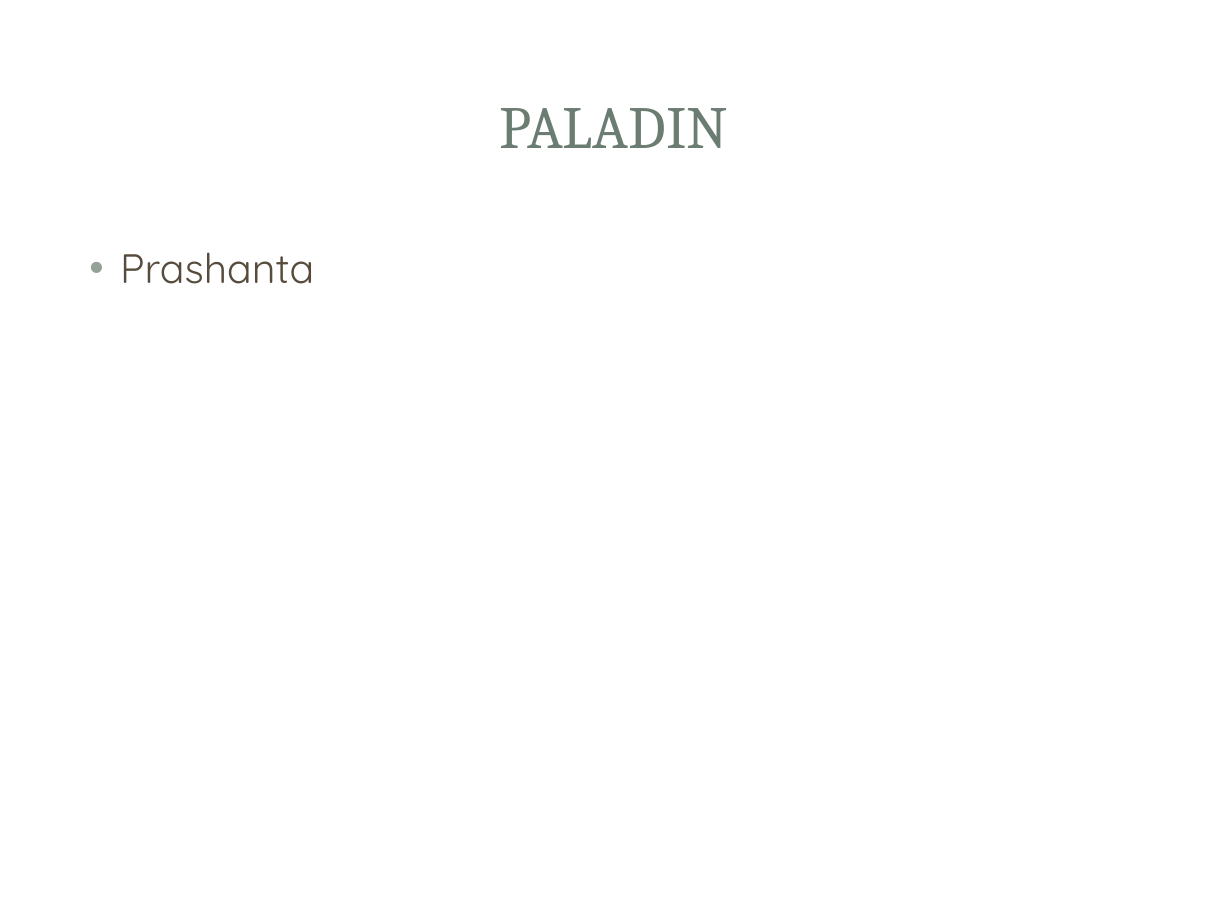
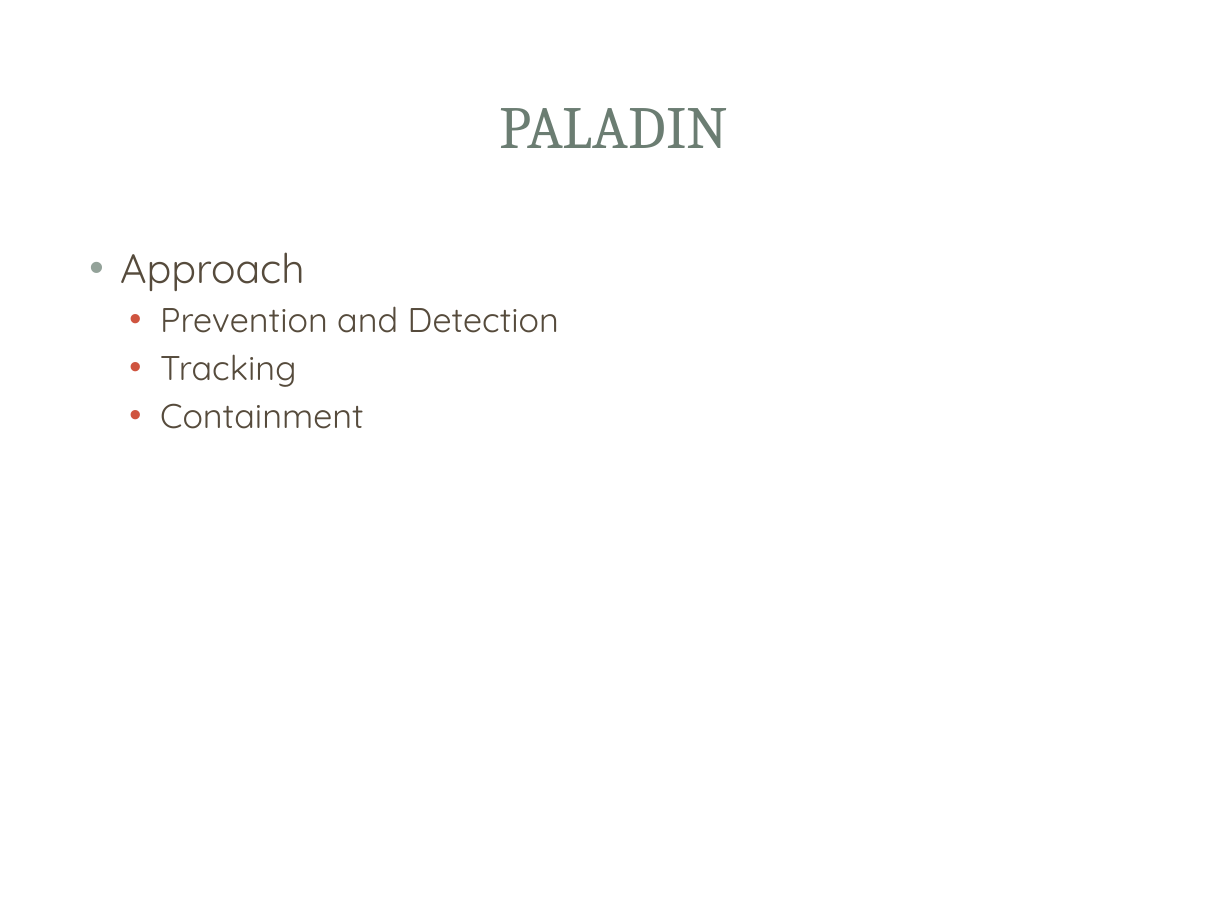
Before and after one commit to mjmalkowski11023/Computer-Security-2013, a slide deck: slide 12 of VMBR_Presentation.pptx. Drawn at 1232x924 pixels with LibreOffice and Linux fonts; fonts in the diff are those of the drawing; background and template pictures are left out. Boxes give left, top, right and bottom in pixels: in the first picture for what was removed or moved away, otherwise in the second. Text is boxed around its words. In the diff, an @@ line names an element or a change of style, - is before the commit and + after.

Commit message:
added paladin section

```diff
--- a/VMBR_Presentation.pptx
+++ b/VMBR_Presentation.pptx
@@ text at box(120, 252, 559, 429): text changed; size 24 to 20 pt @@
-• Prashanta
+• Approach
+  • Prevention and Detection
+  • Tracking
+  • Containment
```
Also in this commit, not shown: 4 slides added.
